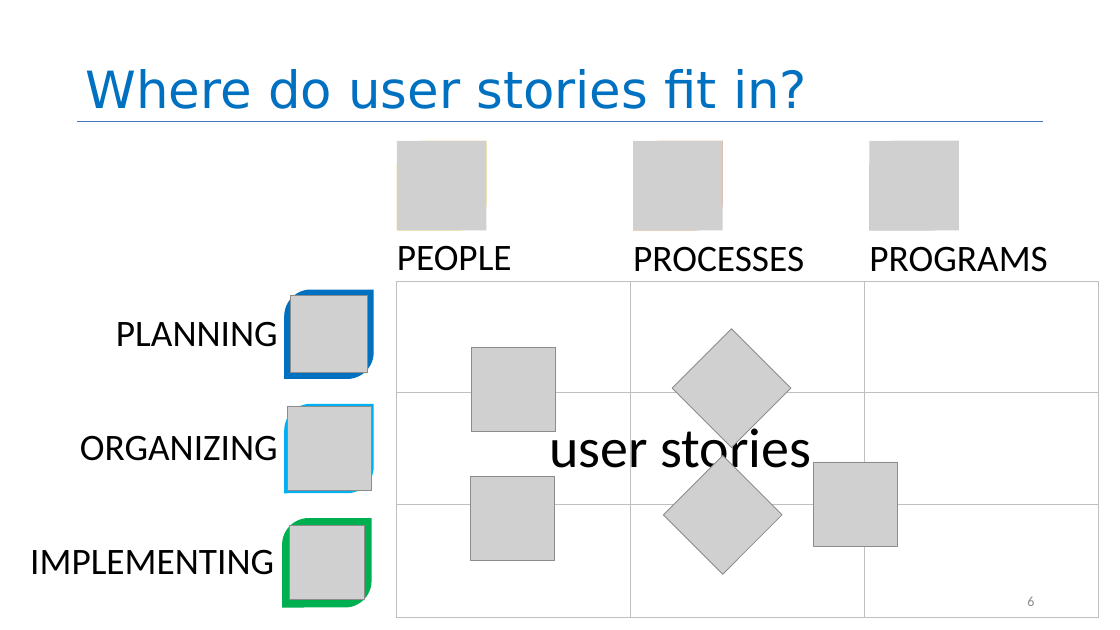
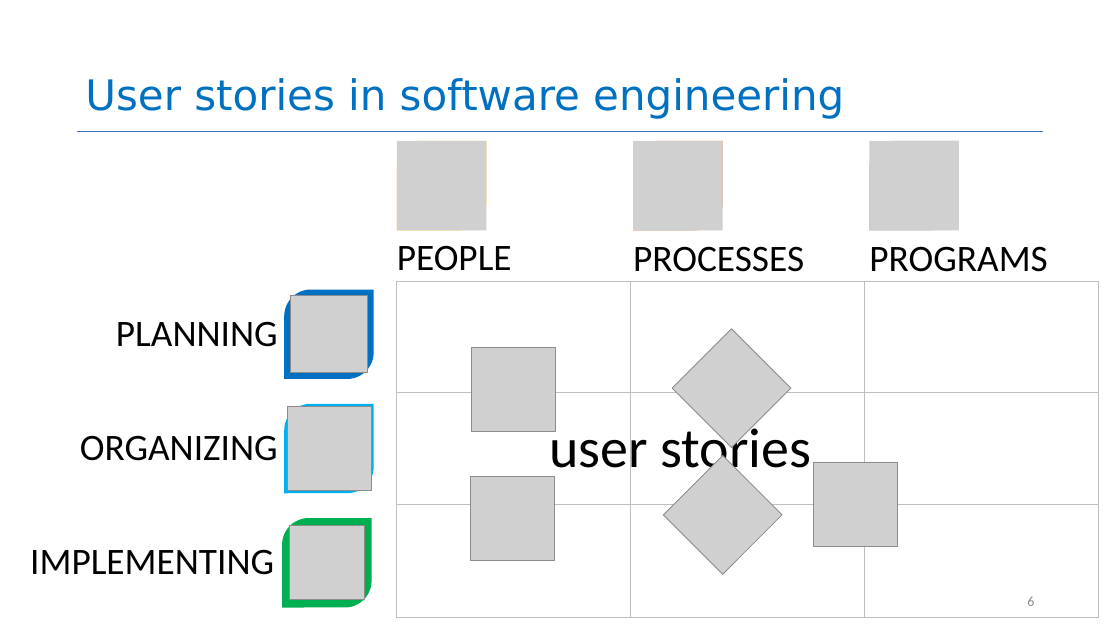
Before and after one commit to vaishalisingh04/CS4530-Spring-2026, a slide deck: slide 6 of Slides/Module 01.2 User Stories.pptx. Drawn at 1120x630 pixels with LibreOffice and Linux fonts; fonts in the diff are those of the drawing; grey boxes stand for pictures. Boxes give left, top, right and bottom in pixels: in the first picture for what was removed or moved away, otherwise in the second. Text is boxed around its words. In the diff, an @@ line names an element or a change of style, - is before the commit and + after.

```diff
--- a/Slides/Module 01.2 User Stories.pptx
+++ b/Slides/Module 01.2 User Stories.pptx
@@ title at (85, 78, 844, 119): text changed; size 44 to 36 pt @@
-Where do user stories fit in?
+User stories in software engineering
@@ line moved from (77, 122) - (1044, 122) to (77, 131) - (1044, 131) @@
```
Also in this commit, not shown: 3 other slides changed, 2 other files.
